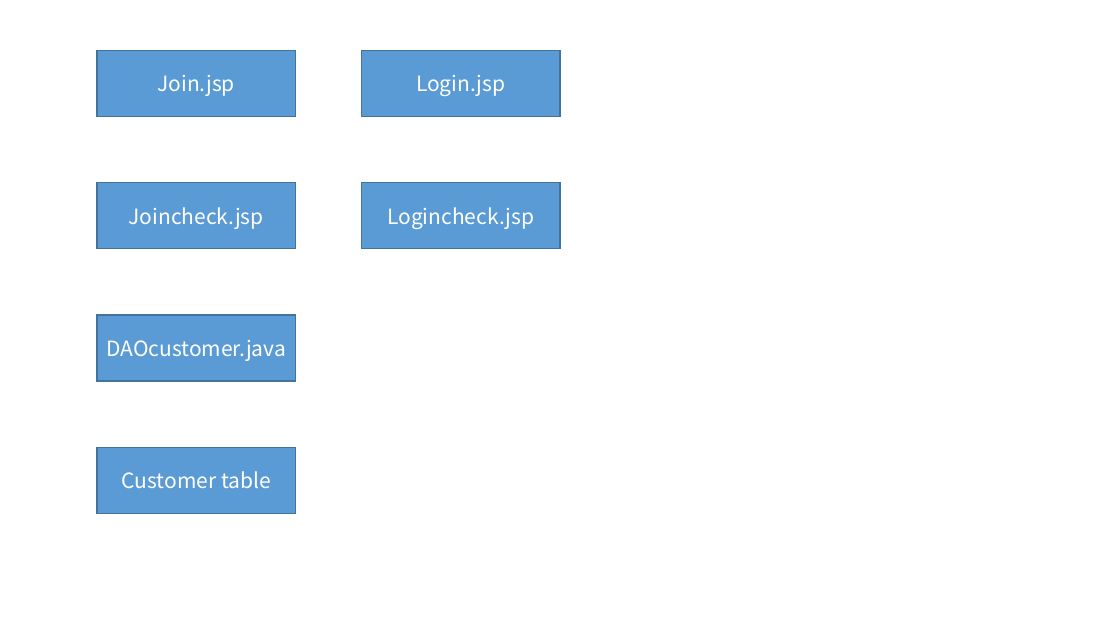
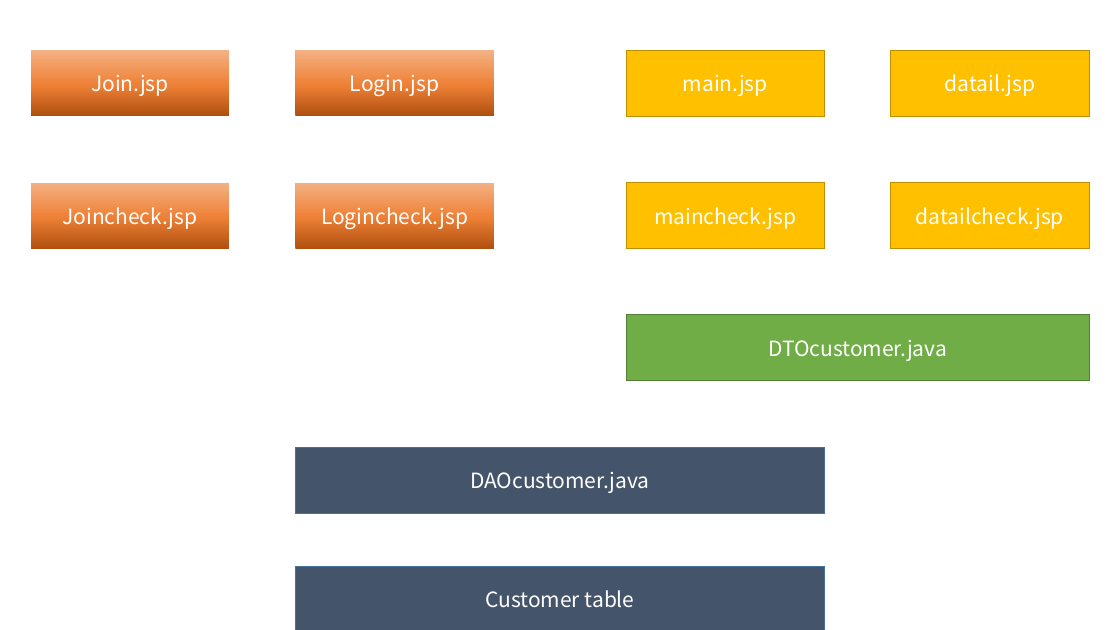
Before and after one commit to u8yes/JSPLab, a slide deck: slide 1 of Day34_20220817_CustomerService.pptx. Drawn at 1120x630 pixels with LibreOffice and Linux fonts; fonts in the diff are those of the drawing. Boxes give left, top, right and bottom in pixels: in the first picture for what was removed or moved away, otherwise in the second. Text is boxed around its words. In the diff, an @@ line names an element or a change of style, - is before the commit and + after.

```diff
--- a/Day34_20220817_CustomerService.pptx
+++ b/Day34_20220817_CustomerService.pptx
@@ rectangle added at box(626, 50, 824, 117), fill #FFC000, outline #BD8E00 1 pt, 18 pt, text #FFFFFF @@
+main.jsp
@@ rectangle added at box(891, 50, 1089, 117), fill #FFC000, outline #BD8E00 1 pt, 18 pt, text #FFFFFF @@
+datail.jsp
@@ 4 rectangles: place and size @@
-4 rectangles at box(97, 50, 560, 250)
+4 rectangles at box(31, 50, 494, 250)
@@ fill #5B9BD5 to gradient #B0500F to #EE8137 to #F4B183; outline #43739E 1 pt to none in 4 elements at box(31, 50, 229, 117), box(31, 183, 229, 250), box(296, 50, 494, 117), box(296, 183, 494, 250) @@
@@ rectangle added at box(626, 182, 824, 249), fill #FFC000, outline #BD8E00 1 pt, 18 pt, text #FFFFFF @@
+maincheck.jsp
@@ rectangle added at box(891, 182, 1089, 249), fill #FFC000, outline #BD8E00 1 pt, 18 pt, text #FFFFFF @@
+datailcheck.jsp
@@ rectangle added at box(626, 315, 1089, 381), fill #70AD47, outline #538035 1 pt, 18 pt, text #FFFFFF @@
+DTOcustomer.java
@@ rectangle "DAOcustomer.java": place and size @@
-rectangle "DAOcustomer.java" at box(97, 315, 295, 381)
+rectangle "DAOcustomer.java" at box(296, 447, 825, 513)
@@ rectangle "DAOcustomer.java" at box(296, 447, 825, 513): fill #5B9BD5 to #44546A @@
@@ rectangle "Customer table" at box(296, 566, 825, 630): fill #5B9BD5 to #44546A @@
@@ rectangle "Customer table": place and size @@
-rectangle "Customer table" at box(97, 447, 295, 513)
+rectangle "Customer table" at box(296, 566, 825, 630)
```
Also in this commit, not shown: 10 other files.
